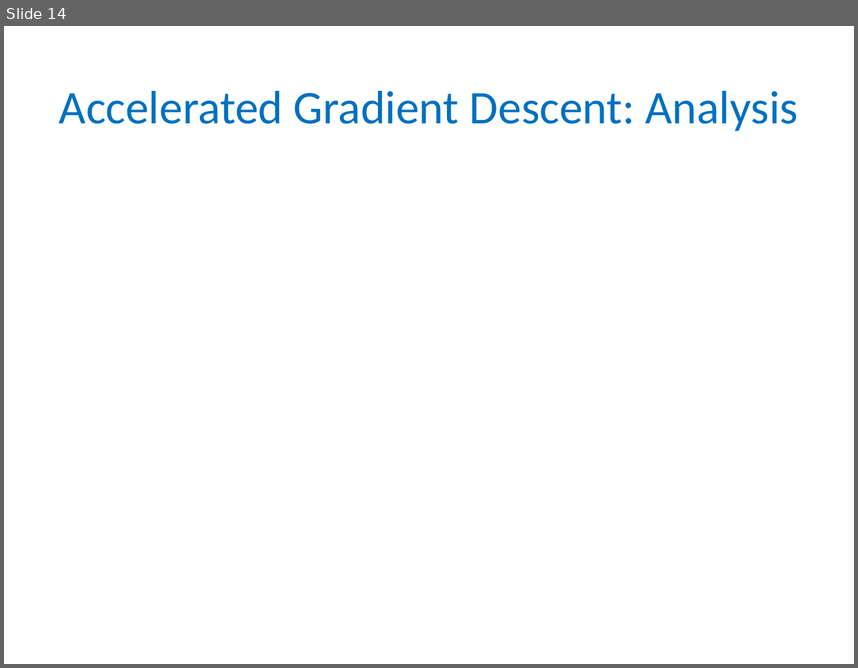
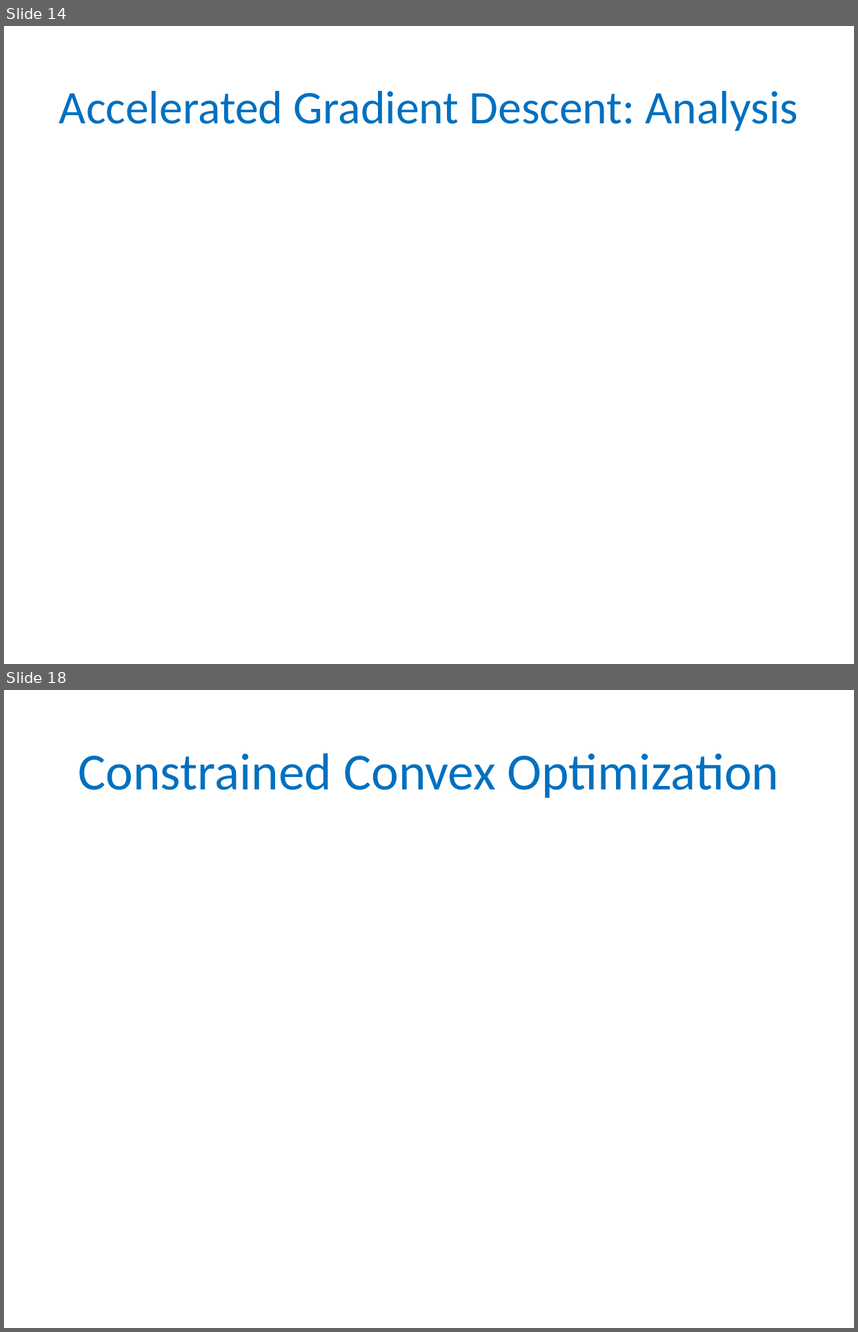
Before and after one commit to gyaroslavtsev/gyaroslavtsev.github.io, a slide deck: big-data/lecture08.pptx. Shown one above the other, each under a label of ours: slide 14 before the commit, slides 14 and 18 after it; the slides between them are not shown. The pictures are 858x668 and 858x1332 pixels, drawn with LibreOffice and Linux fonts; fonts in the diff are those of the drawing; grey boxes stand for pictures. Boxes give left, top, right and bottom in pixels: in the first picture for what was removed or moved away, otherwise in the second. Text is boxed around its words. In the diff, an @@ line names an element or a change of style, - is before the commit and + after.

```diff
--- a/big-data/lecture08.pptx
+++ b/big-data/lecture08.pptx
@@ slide 18 added at (4,690,854,1328), background #FFFFFF @@
@@ title added at (79,753,779,798), 44 pt, text #0070C0 @@
+Constrained Convex Optimization
```
Also in this commit, not shown: 9 other slides added, 1 slide removed, 7 other files.
